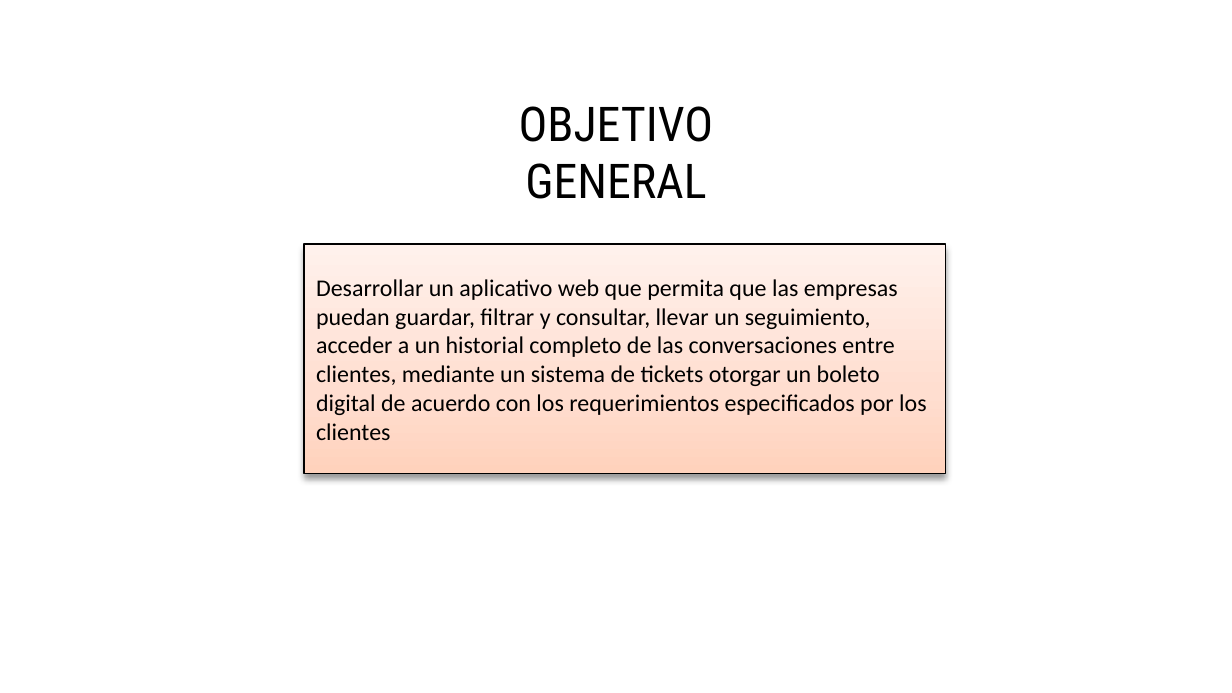
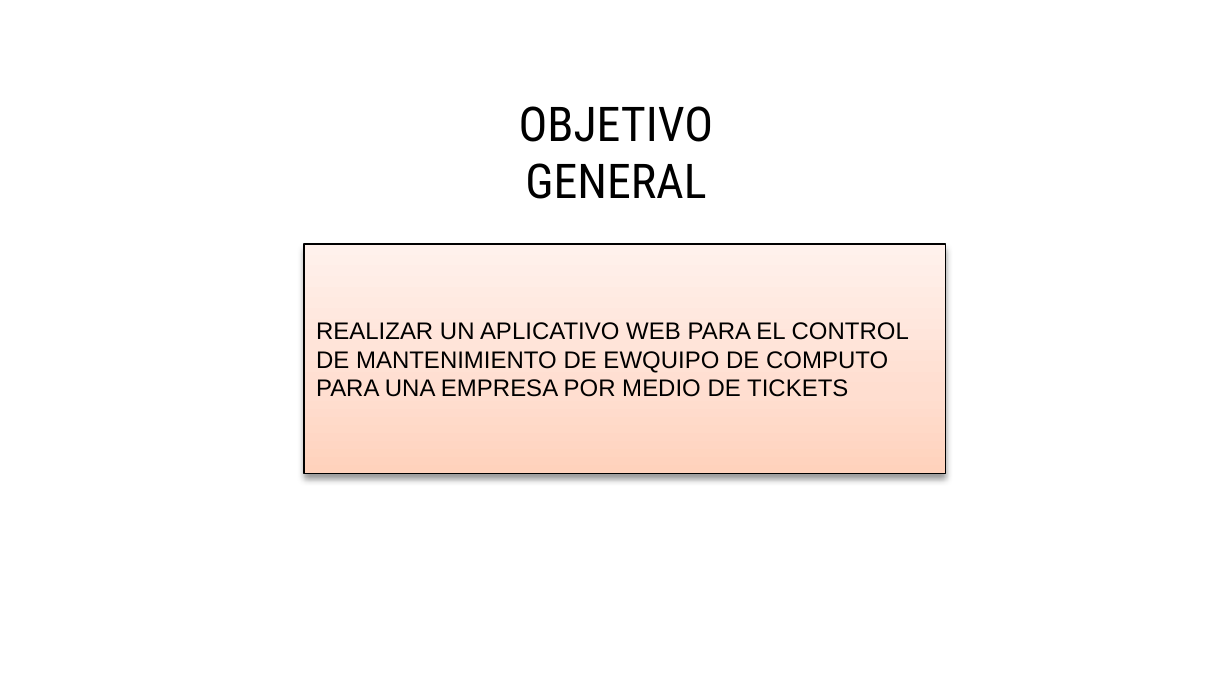
Before and after one commit to TERRENCEGAITAN2000/CTS, a slide deck: slide 3 of ENTREGABLES/4. CUARTO TRIMESTRE/5. PRESENTACION/CTS.pptx. Drawn at 1232x693 pixels with LibreOffice and Linux fonts; fonts in the diff are those of the drawing; background and template pictures are left out. Boxes give left, top, right and bottom in pixels: in the first picture for what was removed or moved away, otherwise in the second. Text is boxed around its words. In the diff, an @@ line names an element or a change of style, - is before the commit and + after.

Commit message:
Se realiza modificación a la presentación

```diff
--- a/ENTREGABLES/4. CUARTO TRIMESTRE/5. PRESENTACION/CTS.pptx
+++ b/ENTREGABLES/4. CUARTO TRIMESTRE/5. PRESENTACION/CTS.pptx
@@ text in rectangle at <box>316,322,909,397</box>: text changed; font Calibri to Arial @@
-Desarrollar un aplicativo web que permita que las empresas puedan guardar, filtrar y consultar, llevar un seguimiento, acceder a un historial completo de las conversaciones entre clientes, mediante un sistema de tickets otorgar un boleto digital de acuerdo con los requerimientos especificados por los clientes
+REALIZAR UN APLICATIVO WEB PARA EL CONTROL DE MANTENIMIENTO DE EWQUIPO DE COMPUTO PARA UNA EMPRESA POR MEDIO DE TICKETS
```
Also in this commit, not shown: 1 other slide changed, 2 slides added, 2 other files.
